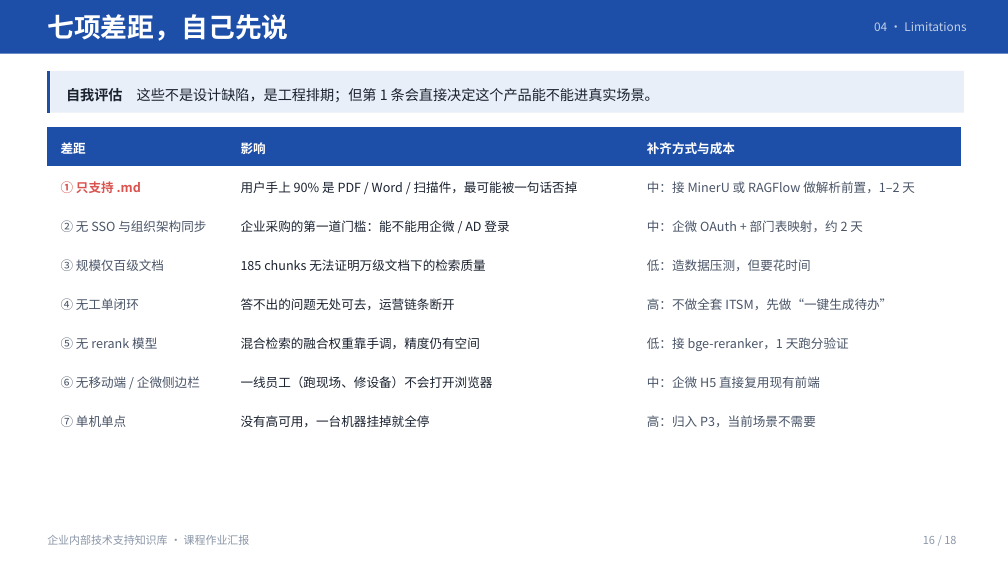
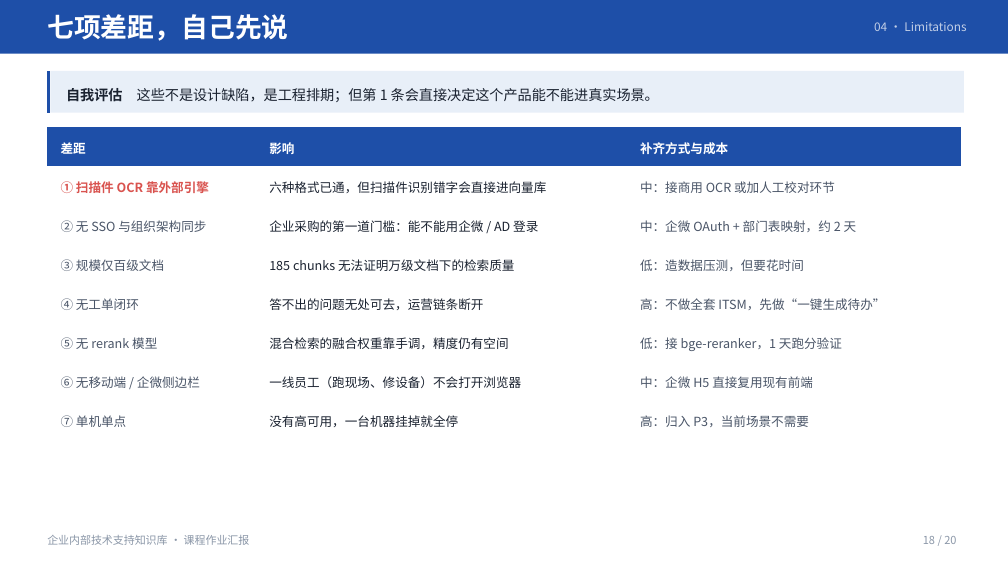
Before and after one commit to NanMuXPY/rag-kb-platform, a slide deck: slide 18 of docs/汇报PPT/汇报PPT.pptx (slide 16 before the commit). Drawn at 1008x567 pixels with LibreOffice and Linux fonts; fonts in the diff are those of the drawing. Boxes give left, top, right and bottom in pixels: in the first picture for what was removed or moved away, otherwise in the second. Text is boxed around its words. In the diff, an @@ line names an element or a change of style, - is before the commit and + after.

```diff
--- a/docs/汇报PPT/汇报PPT.pptx
+++ b/docs/汇报PPT/汇报PPT.pptx
@@ table at <box>47,127,960,439</box> @@
-row 2: ① 只支持 .md | 用户手上 90% 是 PDF / Word / 扫描件，最可能被一句话否掉 | 中：接 MinerU 或 RAGFlow 做解析前置，1–2 天
+row 2: ① 扫描件 OCR 靠外部引擎 | 六种格式已通，但扫描件识别错字会直接进向量库 | 中：接商用 OCR 或加人工校对环节
@@ text at <box>923,536,956,544</box>: text changed @@
-16 / 18
+18 / 20
```
Also in this commit, not shown: 10 other slides changed, 2 slides added, 20 other files.
